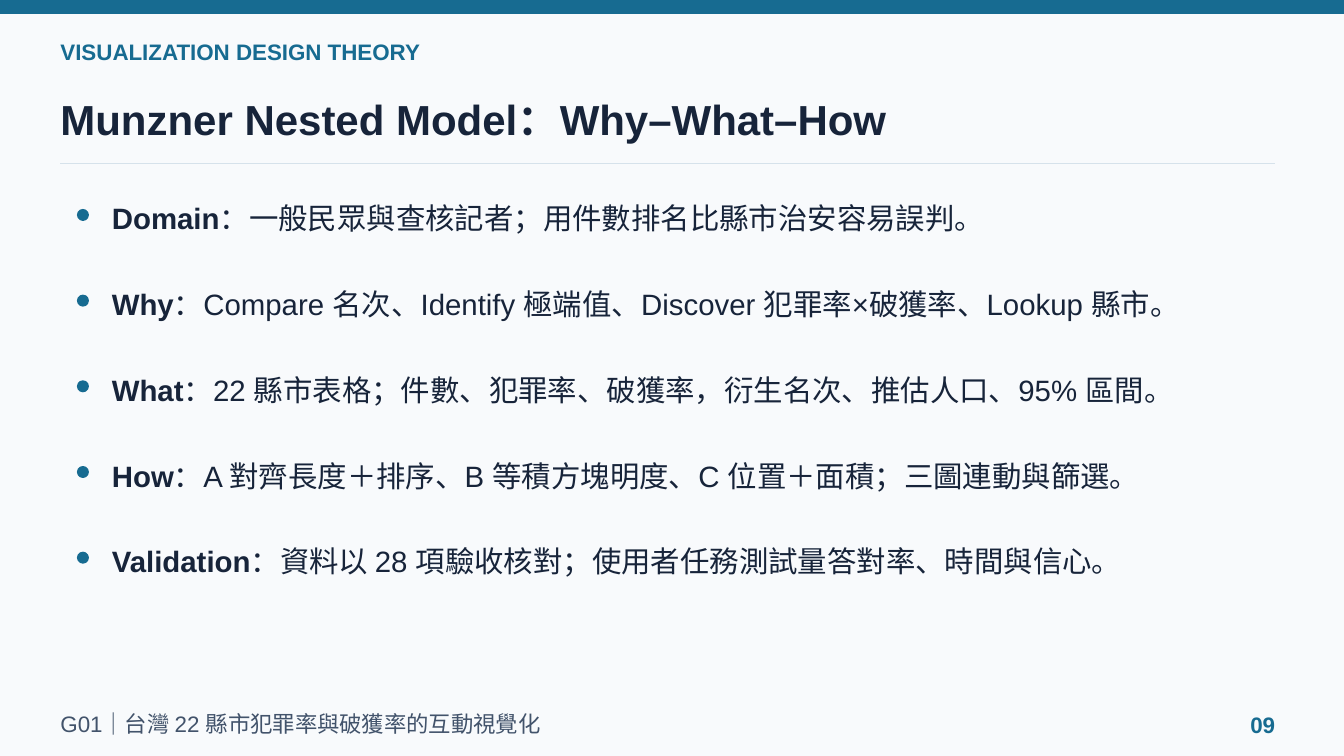
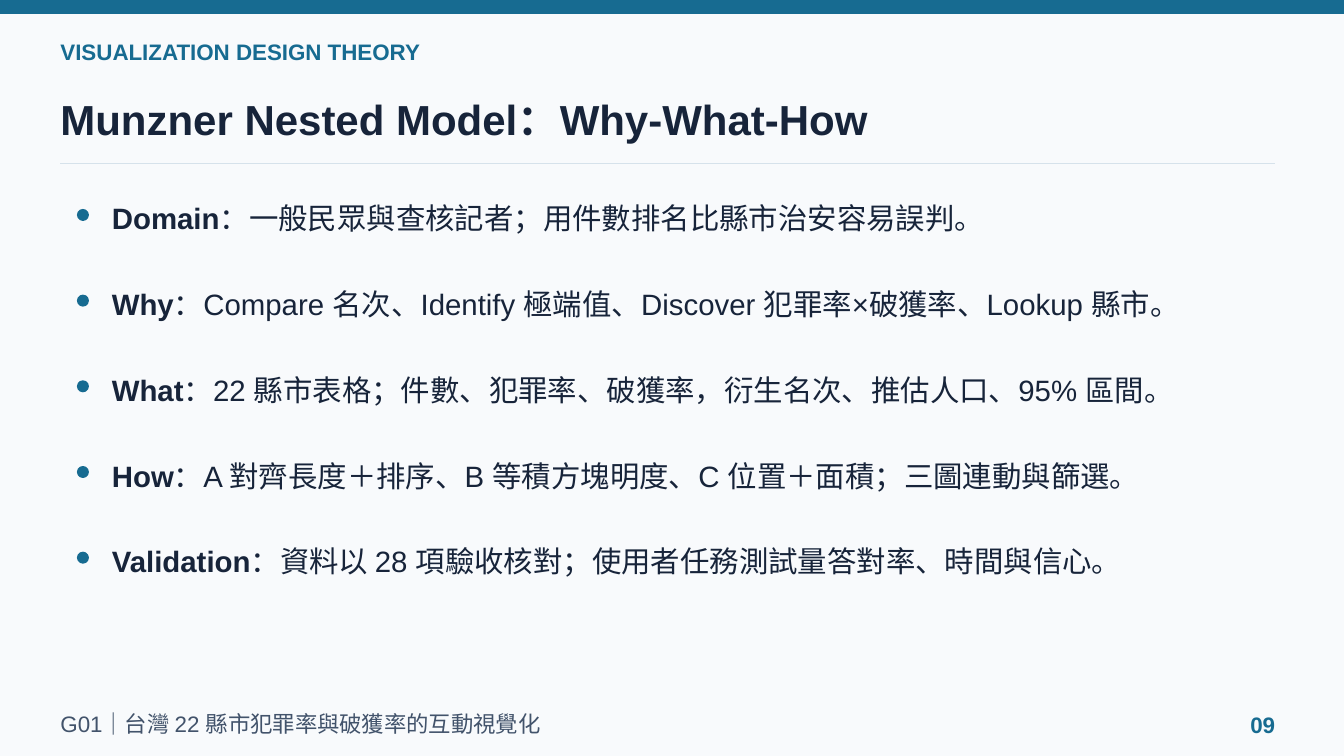
Before and after one commit to powerkaifu/taiwan-crime-rate-vis, a slide deck: slide 9 of docs/VIS_Final_Proposal_G01.pptx. Drawn at 1344x756 pixels with LibreOffice and Linux fonts; fonts in the diff are those of the drawing. Boxes give left, top, right and bottom in pixels: in the first picture for what was removed or moved away, otherwise in the second. Text is boxed around its words. In the diff, an @@ line names an element or a change of style, - is before the commit and + after.

```diff
--- a/docs/VIS_Final_Proposal_G01.pptx
+++ b/docs/VIS_Final_Proposal_G01.pptx
@@ text at (60, 104, 867, 144): text changed @@
-Munzner Nested Model：Why–What–How
+Munzner Nested Model：Why-What-How
```
Also in this commit, not shown: 3 other slides changed, 1 other file.
